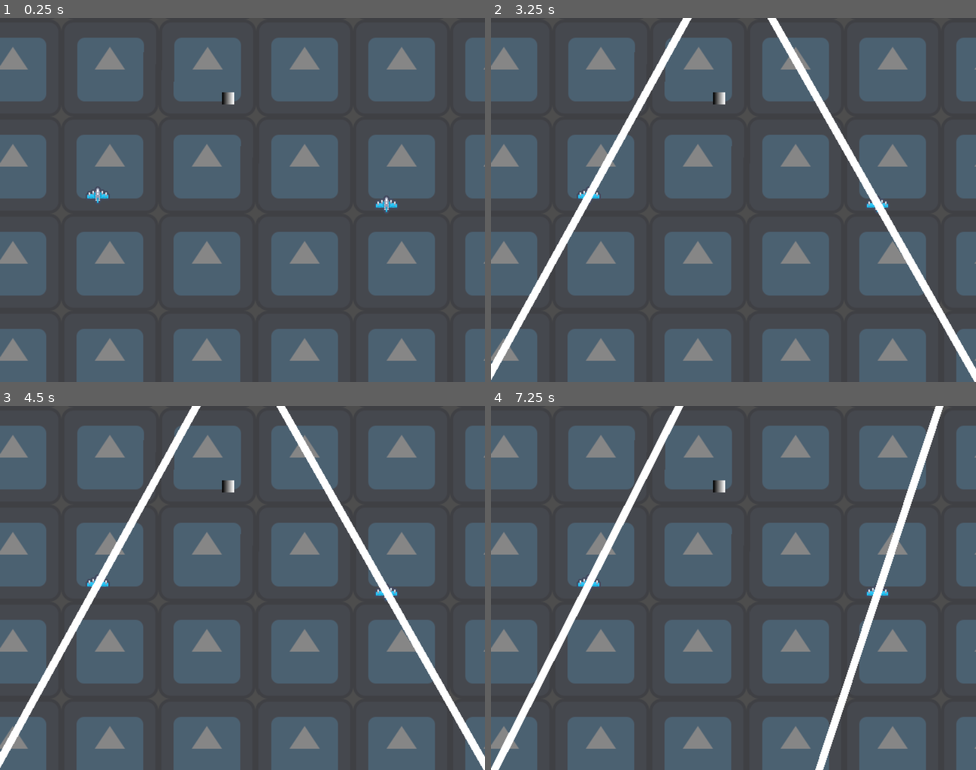
Above: before the commit, frames 1-4 (two rows, left to right).
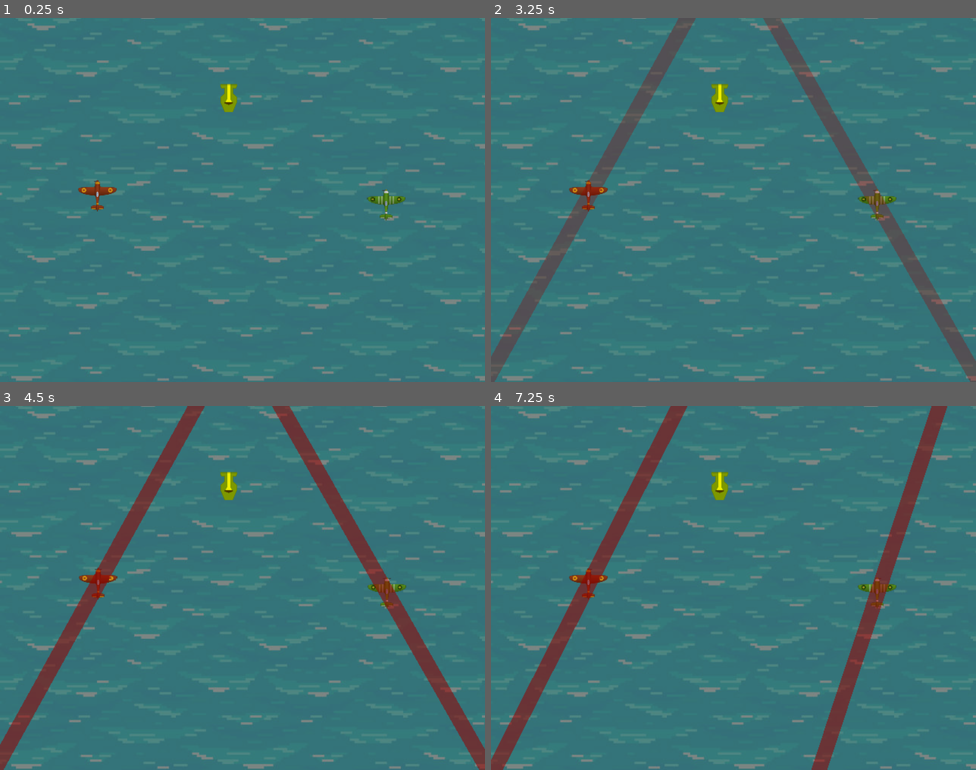
Above: after the commit, the same moments.

Repository: TakisAlPastor/UFO-Raiders
Game: Godot game, scene res://Main/main.tscn
Same seed, same stepped clock (60 frames per second), same inputs: the game is played once before the commit and once after it. The engine's default icon, where the game draws it, is replaced by a stand-in: a white triangle on a blue panel in a dark square.
Inputs:
- Up to frame 1 (0.25 s): no input
- Up to frame 2 (3.25 s): tap Enter at 0.5, 2 s; tap Space at 1.25, 2.75 s
- Up to frame 3 (4.5 s): no input
- Up to frame 4 (7.25 s): no input

The runs differ from the first frame. In frame 1, 70% of the frame differs, in the area x 0-100%, y 0-100%; in frame 2, 69%; in frame 3, 71%; in frame 4, 71%.

Commit message:
Agrega los sprites finales

Diff:
--- a/Drop_Point/drop_point.tscn
+++ b/Drop_Point/drop_point.tscn
@@ -1,22 +1,19 @@
-[gd_scene load_steps=5 format=3 uid="uid://cageq52k0lea8"]
+[gd_scene load_steps=4 format=3 uid="uid://cageq52k0lea8"]
 
 [ext_resource type="Script" path="res://Drop_Point/drop_point.gd" id="1_v2j0m"]
+[ext_resource type="Texture2D" uid="uid://d43ims6imk2a" path="res://Drop_Point/boat.png" id="2_x3cqf"]
 
 [sub_resource type="RectangleShape2D" id="RectangleShape2D_axpw4"]
-size = Vector2(6, 6)
-
-[sub_resource type="Gradient" id="Gradient_m0hdx"]
-colors = PackedColorArray(0.872725, 0.288319, 1, 1, 0.87451, 0.290196, 1, 1)
-
-[sub_resource type="GradientTexture2D" id="GradientTexture2D_kr572"]
-gradient = SubResource("Gradient_m0hdx")
+size = Vector2(51, 163)
 
 [node name="DropPoint" type="Area2D"]
 script = ExtResource("1_v2j0m")
 
+[node name="Sprite2D" type="Sprite2D" parent="."]
+rotation = 4.71239
+scale = Vector2(0.5, 0.5)
+texture = ExtResource("2_x3cqf")
+
 [node name="CollisionShape2D" type="CollisionShape2D" parent="."]
+position = Vector2(-0.5, -15.5)
 shape = SubResource("RectangleShape2D_axpw4")
-
-[node name="Sprite2D" type="Sprite2D" parent="."]
-scale = Vector2(0.09375, 0.09375)
-texture = SubResource("GradientTexture2D_kr572")
--- a/EnemyPath/enemy_path.gd
+++ b/EnemyPath/enemy_path.gd
@@ -4,18 +4,21 @@
 @onready var path_follow:PathFollow2D = $PathFollow
 @onready var line:Line2D = $Line
 @onready var enemy:Area2D = $PathFollow/Enemy
-@onready var enemy_spawn_timer = $EnemySpawnTimer
+@onready var enemy_spawn_timer:Timer = $EnemySpawnTimer
+@onready var animation_player:AnimationPlayer = $AnimationPlayer
 
 var speed:int = 0
 
+func _ready():
+	animation_player.play("line_blink")
+
 func _process(delta:float) -> void:
 	path_follow.progress += speed * delta
-	# Problema con paths muy largos
 	if path_follow.get_progress_ratio() == 1:
 		queue_free()
 
 func set_for_player_position(player_position:Vector2) -> void:
-	var y_coords:Array = [-20,2020] # Un poco más que la altura del mapa
+	var y_coords:Array = [-100,2100] # Un poco más que la altura del mapa
 	var slope:float = randf_range(1,4) * [-1,1].pick_random()
 	for y:int in y_coords:
 		var point:Vector2 = Vector2(point_slope_equation(y, player_position, slope),y)
@@ -28,3 +31,4 @@
 
 func _on_enemy_spawn_timer_timeout():
 	speed = 1500
+	animation_player.stop()
--- a/EnemyPath/enemy_path.tscn
+++ b/EnemyPath/enemy_path.tscn
@@ -1,15 +1,45 @@
-[gd_scene load_steps=4 format=3 uid="uid://b4o1calmsc8xf"]
+[gd_scene load_steps=6 format=3 uid="uid://b4o1calmsc8xf"]
 
 [ext_resource type="Script" path="res://EnemyPath/enemy_path.gd" id="1_agu5n"]
-[ext_resource type="Texture2D" uid="uid://cfgybpmwjl441" path="res://EnemyPath/ship_0005.png" id="2_qggu5"]
+[ext_resource type="Texture2D" uid="uid://bx4v8t5e75tid" path="res://EnemyPath/enemy.png" id="2_84107"]
 
-[sub_resource type="RectangleShape2D" id="RectangleShape2D_28i23"]
-size = Vector2(16, 15)
+[sub_resource type="Animation" id="Animation_grr8i"]
+resource_name = "line_blink"
+length = 0.5
+loop_mode = 1
+tracks/0/type = "value"
+tracks/0/imported = false
+tracks/0/enabled = true
+tracks/0/path = NodePath(".:modulate")
+tracks/0/interp = 1
+tracks/0/loop_wrap = true
+tracks/0/keys = {
+"times": PackedFloat32Array(0, 0.5),
+"transitions": PackedFloat32Array(1, 1),
+"update": 0,
+"values": [Color(0.584314, 0, 0, 0.552941), Color(0.584314, 0, 0, 0)]
+}
+
+[sub_resource type="AnimationLibrary" id="AnimationLibrary_1i20a"]
+_data = {
+"line_blink": SubResource("Animation_grr8i")
+}
+
+[sub_resource type="CircleShape2D" id="CircleShape2D_xcxe7"]
+radius = 8.01561
 
 [node name="EnemyPath" type="Path2D"]
 script = ExtResource("1_agu5n")
 
+[node name="AnimationPlayer" type="AnimationPlayer" parent="."]
+root_node = NodePath("../Line")
+libraries = {
+"": SubResource("AnimationLibrary_1i20a")
+}
+
 [node name="Line" type="Line2D" parent="."]
+modulate = Color(0.584314, 0, 0, 0.552941)
+width = 20.0
 
 [node name="PathFollow" type="PathFollow2D" parent="."]
 rotates = false
@@ -18,12 +48,12 @@
 [node name="Enemy" type="Area2D" parent="PathFollow"]
 
 [node name="Sprite" type="Sprite2D" parent="PathFollow/Enemy"]
-texture = ExtResource("2_qggu5")
-metadata/_edit_lock_ = true
+scale = Vector2(0.75, 0.75)
+texture = ExtResource("2_84107")
 
 [node name="CollisionShape" type="CollisionShape2D" parent="PathFollow/Enemy"]
 position = Vector2(0, 0.5)
-shape = SubResource("RectangleShape2D_28i23")
+shape = SubResource("CircleShape2D_xcxe7")
 metadata/_edit_lock_ = true
 
 [node name="EnemySpawnTimer" type="Timer" parent="."]
--- /dev/null
+++ b/Guide/guide.tscn
@@ -0,0 +1,11 @@
+[gd_scene load_steps=2 format=3 uid="uid://coymt4wdxm1nq"]
+
+[ext_resource type="Texture2D" uid="uid://te42aulto2ws" path="res://Guide/arrow.png" id="1_cijr8"]
+
+[node name="Guide" type="Line2D"]
+modulate = Color(0.603922, 0.290196, 0, 0.682353)
+texture_repeat = 2
+points = PackedVector2Array(1500, 700, 1500, 1000)
+width = 25.0
+texture = ExtResource("1_cijr8")
+texture_mode = 1
--- a/Level/level.gd
+++ b/Level/level.gd
@@ -29,7 +29,8 @@
 			rope.set_ufo_part(ufo_part)
 			player1.is_tied = true
 			player2.is_tied = true
-			enemy_spawn_timer.wait_time -= 0.25
+			if Global.level < 6:
+				enemy_spawn_timer.wait_time -= 0.25
 			hint_timer.stop()
 			guide.show()
 
--- a/Level/level.tscn
+++ b/Level/level.tscn
@@ -1,23 +1,42 @@
-[gd_scene load_steps=7 format=3 uid="uid://b3srilwbdd7el"]
+[gd_scene load_steps=9 format=3 uid="uid://b3srilwbdd7el"]
 
 [ext_resource type="Script" path="res://Level/level.gd" id="1_5ym7l"]
 [ext_resource type="PackedScene" uid="uid://yeweddorpr2l" path="res://Player/player.tscn" id="1_u6hc1"]
+[ext_resource type="Texture2D" uid="uid://c3fxhiseohawm" path="res://Level/ocean.jpg" id="2_2y0ei"]
 [ext_resource type="PackedScene" uid="uid://doacohcsamvk1" path="res://Rope/rope.tscn" id="3_yax8e"]
 [ext_resource type="PackedScene" uid="uid://bm0ntlv4hf105" path="res://UFO_Part/ufo_part.tscn" id="4_3yvjf"]
 [ext_resource type="PackedScene" uid="uid://cageq52k0lea8" path="res://Drop_Point/drop_point.tscn" id="5_7knir"]
-[ext_resource type="Texture2D" uid="uid://dk1k0qfbw1mal" path="res://icon.svg" id="6_pevr2"]
+[ext_resource type="PackedScene" uid="uid://coymt4wdxm1nq" path="res://Guide/guide.tscn" id="5_80lpw"]
+[ext_resource type="PackedScene" uid="uid://oftb7jo3nj2h" path="res://limit_clouds/limit_clouds.tscn" id="7_50bxl"]
 
 [node name="Level" type="Node2D"]
 script = ExtResource("1_5ym7l")
 
-[node name="TempBG" type="TextureRect" parent="."]
+[node name="Background" type="TextureRect" parent="."]
 modulate = Color(1, 1, 1, 0.321569)
-offset_right = 3000.0
-offset_bottom = 2000.0
+offset_left = -105.0
+offset_top = -121.0
+offset_right = 3128.0
+offset_bottom = 2094.0
 size_flags_horizontal = 4
 size_flags_vertical = 4
-texture = ExtResource("6_pevr2")
+texture = ExtResource("2_2y0ei")
 stretch_mode = 1
+
+[node name="DropPoint" parent="." instance=ExtResource("5_7knir")]
+position = Vector2(1500, 700)
+
+[node name="Rope" parent="." node_paths=PackedStringArray("player1", "player2") instance=ExtResource("3_yax8e")]
+position = Vector2(202, 236)
+dampening = 0.95
+player1 = NodePath("../Player1")
+player2 = NodePath("../Player2")
+
+[node name="Guide" parent="." instance=ExtResource("5_80lpw")]
+visible = false
+
+[node name="UfoPart" parent="." instance=ExtResource("4_3yvjf")]
+position = Vector2(1500, 1000)
 
 [node name="Player1" parent="." node_paths=PackedStringArray("partner") instance=ExtResource("1_u6hc1")]
 position = Vector2(1328, 1128)
@@ -29,28 +48,14 @@
 id = 2
 partner = NodePath("../Player1")
 
-[node name="Rope" parent="." node_paths=PackedStringArray("player1", "player2") instance=ExtResource("3_yax8e")]
-position = Vector2(202, 236)
-dampening = 0.95
-player1 = NodePath("../Player1")
-player2 = NodePath("../Player2")
-
-[node name="UfoPart" parent="." instance=ExtResource("4_3yvjf")]
-position = Vector2(1500, 1000)
-
-[node name="DropPoint" parent="." instance=ExtResource("5_7knir")]
-position = Vector2(1500, 700)
-
 [node name="EnemySpawnTimer" type="Timer" parent="."]
 wait_time = 3.0
 autostart = true
 
-[node name="Guide" type="Line2D" parent="."]
-visible = false
-points = PackedVector2Array(1500, 700, 1500, 1000)
-
 [node name="HintTimer" type="Timer" parent="."]
 wait_time = 10.0
+
+[node name="LimitClouds" parent="." instance=ExtResource("7_50bxl")]
 
 [connection signal="collected" from="UfoPart" to="." method="_on_ufo_part_collected"]
 [connection signal="entered_drop_point" from="UfoPart" to="." method="_on_ufo_part_entered_drop_point"]
--- a/Player/player.gd
+++ b/Player/player.gd
@@ -4,14 +4,17 @@
 @export var id:int
 @export var partner:Player
 
-@onready var bullet_spawn:Marker2D = $BulletSpawn
-@onready var sprite:Sprite2D = $Sprite
-@onready var sprite_size:Vector2 = sprite.texture.get_size() * sprite.get_scale()
+@onready var sprite:AnimatedSprite2D = $AnimatedSprite
+@onready var sprite_size:Vector2 = 64 * sprite.get_scale() # no encontré como obtener el tamaño de un animatedSprite por código
 
 const SPEED:int = 200
 
 var direction:Vector2
 var is_tied:bool = false
+
+func _ready():
+	sprite.play("{n}".format({"n":id}))
+	#Probablemente hay una mejor manera de manejar distintas skins
 
 func _physics_process(delta:float) -> void:
 	direction = Input.get_vector(
@@ -21,18 +24,18 @@
 		"move_down_{n}".format({"n":id}))
 
 	if direction:
-		rotation = lerp_angle(rotation, direction.angle() + PI/2, 0.2)
+		rotation = lerp_angle(rotation, direction.angle() + PI/2, 0.1)
 		global_position += direction * SPEED * delta
 		global_position = global_position.clamp(sprite_size/2, Global.LEVEL_LIMITS)
 		if is_tied:
-			global_position = circle_clamp(global_position, partner.global_position, 350) # 350 es menos que max_separation de la pantalla dividida pero lo suficiente para moverse
+			global_position = circle_clamp(global_position, partner.global_position, 350)
+			# 350 es menos que max_separation de la pantalla dividida pero lo suficiente para moverse
 
 func circle_clamp(vector:Vector2, clamp_origin:Vector2, clamp_length:float) -> Vector2:
 	var offset:Vector2 = vector - clamp_origin
 	return clamp_origin + offset.limit_length(clamp_length)
 
-#Cambiar por una animación
 func glow() -> void:
-	sprite.modulate = Color.CHOCOLATE
+	sprite.modulate = Color.NAVY_BLUE
 	await get_tree().create_timer(3).timeout
 	sprite.modulate = Color(1,1,1,1)
--- a/Player/player.tscn
+++ b/Player/player.tscn
@@ -1,20 +1,74 @@
-[gd_scene load_steps=4 format=3 uid="uid://yeweddorpr2l"]
+[gd_scene load_steps=12 format=3 uid="uid://yeweddorpr2l"]
 
 [ext_resource type="Script" path="res://Player/player.gd" id="1_kn64b"]
-[ext_resource type="Texture2D" uid="uid://dqy8wlycm5mfx" path="res://Player/ship_0000.png" id="1_vttih"]
+[ext_resource type="Texture2D" uid="uid://1jkb6ju2rs2l" path="res://Player/player1.png" id="2_67x6d"]
+[ext_resource type="Texture2D" uid="uid://b5kpw5tdncv62" path="res://Player/player2.png" id="3_055r1"]
+
+[sub_resource type="AtlasTexture" id="AtlasTexture_4ulc0"]
+atlas = ExtResource("2_67x6d")
+region = Rect2(0, 0, 64, 64)
+
+[sub_resource type="AtlasTexture" id="AtlasTexture_07vf2"]
+atlas = ExtResource("2_67x6d")
+region = Rect2(64, 0, 64, 64)
+
+[sub_resource type="AtlasTexture" id="AtlasTexture_mfy8s"]
+atlas = ExtResource("2_67x6d")
+region = Rect2(128, 0, 64, 64)
+
+[sub_resource type="AtlasTexture" id="AtlasTexture_5aura"]
+atlas = ExtResource("3_055r1")
+region = Rect2(0, 0, 64, 64)
+
+[sub_resource type="AtlasTexture" id="AtlasTexture_btvs6"]
+atlas = ExtResource("3_055r1")
+region = Rect2(64, 0, 64, 64)
+
+[sub_resource type="AtlasTexture" id="AtlasTexture_7hw3u"]
+atlas = ExtResource("3_055r1")
+region = Rect2(128, 0, 64, 64)
+
+[sub_resource type="SpriteFrames" id="SpriteFrames_ninup"]
+animations = [{
+"frames": [{
+"duration": 1.0,
+"texture": SubResource("AtlasTexture_4ulc0")
+}, {
+"duration": 1.0,
+"texture": SubResource("AtlasTexture_07vf2")
+}, {
+"duration": 1.0,
+"texture": SubResource("AtlasTexture_mfy8s")
+}],
+"loop": true,
+"name": &"1",
+"speed": 20.0
+}, {
+"frames": [{
+"duration": 1.0,
+"texture": SubResource("AtlasTexture_5aura")
+}, {
+"duration": 1.0,
+"texture": SubResource("AtlasTexture_btvs6")
+}, {
+"duration": 1.0,
+"texture": SubResource("AtlasTexture_7hw3u")
+}],
+"loop": true,
+"name": &"2",
+"speed": 20.0
+}]
 
 [sub_resource type="RectangleShape2D" id="RectangleShape2D_voe3a"]
-size = Vector2(15, 20)
+size = Vector2(13, 36)
 
 [node name="Player" type="Area2D"]
 script = ExtResource("1_kn64b")
 
-[node name="Sprite" type="Sprite2D" parent="."]
-texture = ExtResource("1_vttih")
+[node name="AnimatedSprite" type="AnimatedSprite2D" parent="."]
+sprite_frames = SubResource("SpriteFrames_ninup")
+animation = &"1"
 
 [node name="CollisionShape" type="CollisionShape2D" parent="."]
-position = Vector2(0.5, 0)
+position = Vector2(-0.5, 2)
 shape = SubResource("RectangleShape2D_voe3a")
-
-[node name="BulletSpawn" type="Marker2D" parent="."]
-position = Vector2(0, -10)
--- a/UFO_Part/ufo_part.gd
+++ b/UFO_Part/ufo_part.gd
@@ -1,8 +1,13 @@
 class_name UfoPart
 extends Area2D
 
+@onready var sprite:AnimatedSprite2D = $Sprite
+
 signal entered_drop_point
 signal collected
+
+func _ready() -> void:
+	sprite.frame = randi() % 10
 
 func _on_area_entered(area:Area2D) -> void:
 	if area is DropPoint:
--- a/UFO_Part/ufo_part.tscn
+++ b/UFO_Part/ufo_part.tscn
@@ -1,16 +1,57 @@
-[gd_scene load_steps=5 format=3 uid="uid://bm0ntlv4hf105"]
+[gd_scene load_steps=14 format=3 uid="uid://bm0ntlv4hf105"]
 
 [ext_resource type="Script" path="res://UFO_Part/ufo_part.gd" id="1_ed0kl"]
+[ext_resource type="Texture2D" uid="uid://4ma5bi0gapah" path="res://UFO_Part/Images/Arm2.png" id="2_2g4rd"]
+[ext_resource type="Texture2D" uid="uid://cvmjf8jvy8ye2" path="res://UFO_Part/Images/cockpit1Grey.png" id="3_lvmc2"]
+[ext_resource type="Texture2D" uid="uid://n6xjilimkmsf" path="res://UFO_Part/Images/cockpit2Grey.png" id="4_gymvg"]
+[ext_resource type="Texture2D" uid="uid://cnjpyjgro6y70" path="res://UFO_Part/Images/cockpit3Grey.png" id="5_gksk2"]
+[ext_resource type="Texture2D" uid="uid://bn46jb8ffl0mx" path="res://UFO_Part/Images/cockpit4Grey.png" id="6_es3vp"]
+[ext_resource type="Texture2D" uid="uid://baamgv63qc4sv" path="res://UFO_Part/Images/cockpit5Grey.png" id="7_evwl8"]
+[ext_resource type="Texture2D" uid="uid://bkko1erep4ouw" path="res://UFO_Part/Images/wing1Grey.png" id="8_rhb31"]
+[ext_resource type="Texture2D" uid="uid://naeotxxccrkk" path="res://UFO_Part/Images/wing2Grey.png" id="9_b3ips"]
+[ext_resource type="Texture2D" uid="uid://beht7iqep8bew" path="res://UFO_Part/Images/wing3Grey.png" id="10_s3ohe"]
+[ext_resource type="Texture2D" uid="uid://drsaxhcug8lp1" path="res://UFO_Part/Images/wing4Grey.png" id="11_r7f2r"]
 
 [sub_resource type="RectangleShape2D" id="RectangleShape2D_gec5a"]
 size = Vector2(16, 14)
 
-[sub_resource type="Gradient" id="Gradient_a7g67"]
-
-[sub_resource type="GradientTexture2D" id="GradientTexture2D_tqxv2"]
-gradient = SubResource("Gradient_a7g67")
-width = 16
-height = 16
+[sub_resource type="SpriteFrames" id="SpriteFrames_vibwa"]
+animations = [{
+"frames": [{
+"duration": 1.0,
+"texture": ExtResource("2_2g4rd")
+}, {
+"duration": 1.0,
+"texture": ExtResource("3_lvmc2")
+}, {
+"duration": 1.0,
+"texture": ExtResource("4_gymvg")
+}, {
+"duration": 1.0,
+"texture": ExtResource("5_gksk2")
+}, {
+"duration": 1.0,
+"texture": ExtResource("6_es3vp")
+}, {
+"duration": 1.0,
+"texture": ExtResource("7_evwl8")
+}, {
+"duration": 1.0,
+"texture": ExtResource("8_rhb31")
+}, {
+"duration": 1.0,
+"texture": ExtResource("9_b3ips")
+}, {
+"duration": 1.0,
+"texture": ExtResource("10_s3ohe")
+}, {
+"duration": 1.0,
+"texture": ExtResource("11_r7f2r")
+}],
+"loop": false,
+"name": &"default",
+"speed": 5.0
+}]
 
 [node name="UfoPart" type="Area2D"]
 script = ExtResource("1_ed0kl")
@@ -19,8 +60,10 @@
 shape = SubResource("RectangleShape2D_gec5a")
 metadata/_edit_lock_ = true
 
-[node name="Sprite2D" type="Sprite2D" parent="."]
-texture = SubResource("GradientTexture2D_tqxv2")
+[node name="Sprite" type="AnimatedSprite2D" parent="."]
+modulate = Color(1, 1, 0, 1)
+scale = Vector2(0.5, 0.5)
+sprite_frames = SubResource("SpriteFrames_vibwa")
 metadata/_edit_lock_ = true
 
 [connection signal="area_entered" from="." to="." method="_on_area_entered"]
--- /dev/null
+++ b/limit_clouds/limit_clouds.tscn
@@ -0,0 +1,47 @@
+[gd_scene load_steps=2 format=3 uid="uid://oftb7jo3nj2h"]
+
+[ext_resource type="Texture2D" uid="uid://b1nmski0lf2uv" path="res://limit_clouds/cloud.png" id="1_5bbs3"]
+
+[node name="LimitClouds" type="Control"]
+z_index = 100
+layout_mode = 3
+anchors_preset = 0
+offset_right = 40.0
+offset_bottom = 40.0
+
+[node name="TextureRect" type="TextureRect" parent="."]
+layout_mode = 0
+offset_left = -114.0
+offset_top = 1988.0
+offset_right = 3095.0
+offset_bottom = 2278.0
+texture = ExtResource("1_5bbs3")
+stretch_mode = 1
+
+[node name="TextureRect2" type="TextureRect" parent="."]
+layout_mode = 0
+offset_top = -298.0
+offset_right = 2580.0
+offset_bottom = -8.0
+rotation = 1.5708
+texture = ExtResource("1_5bbs3")
+stretch_mode = 1
+
+[node name="TextureRect3" type="TextureRect" parent="."]
+layout_mode = 0
+offset_left = 3279.0
+offset_right = 6850.0
+offset_bottom = 290.0
+rotation = 3.14159
+texture = ExtResource("1_5bbs3")
+stretch_mode = 1
+
+[node name="TextureRect4" type="TextureRect" parent="."]
+layout_mode = 0
+offset_left = 2991.0
+offset_top = 2283.0
+offset_right = 5534.0
+offset_bottom = 2573.0
+rotation = 4.71239
+texture = ExtResource("1_5bbs3")
+stretch_mode = 1
Binary file added: Drop_Point/boat.png
Not shown, changed: Drop_Point/boat.png.import
Binary file added: EnemyPath/enemy.png
Not shown, added: EnemyPath/enemy.png.import
Binary file removed: EnemyPath/ship_0005.png
Binary file added: Guide/arrow.png
Not shown, added: Guide/arrow.png.import
Binary file added: Level/ocean.jpg
Not shown, added: Level/ocean.jpg.import
Binary file added: Player/player1.png
Not shown, changed: Player/player1.png.import
Binary file added: Player/player2.png
(and 24 more such lines)
